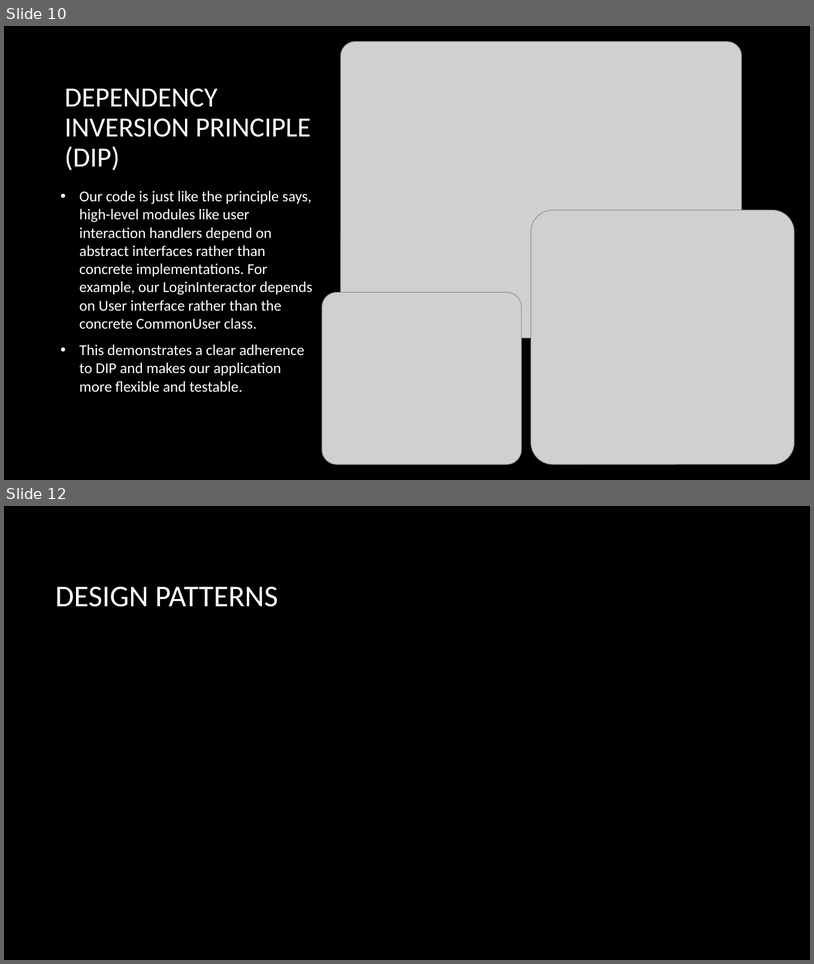
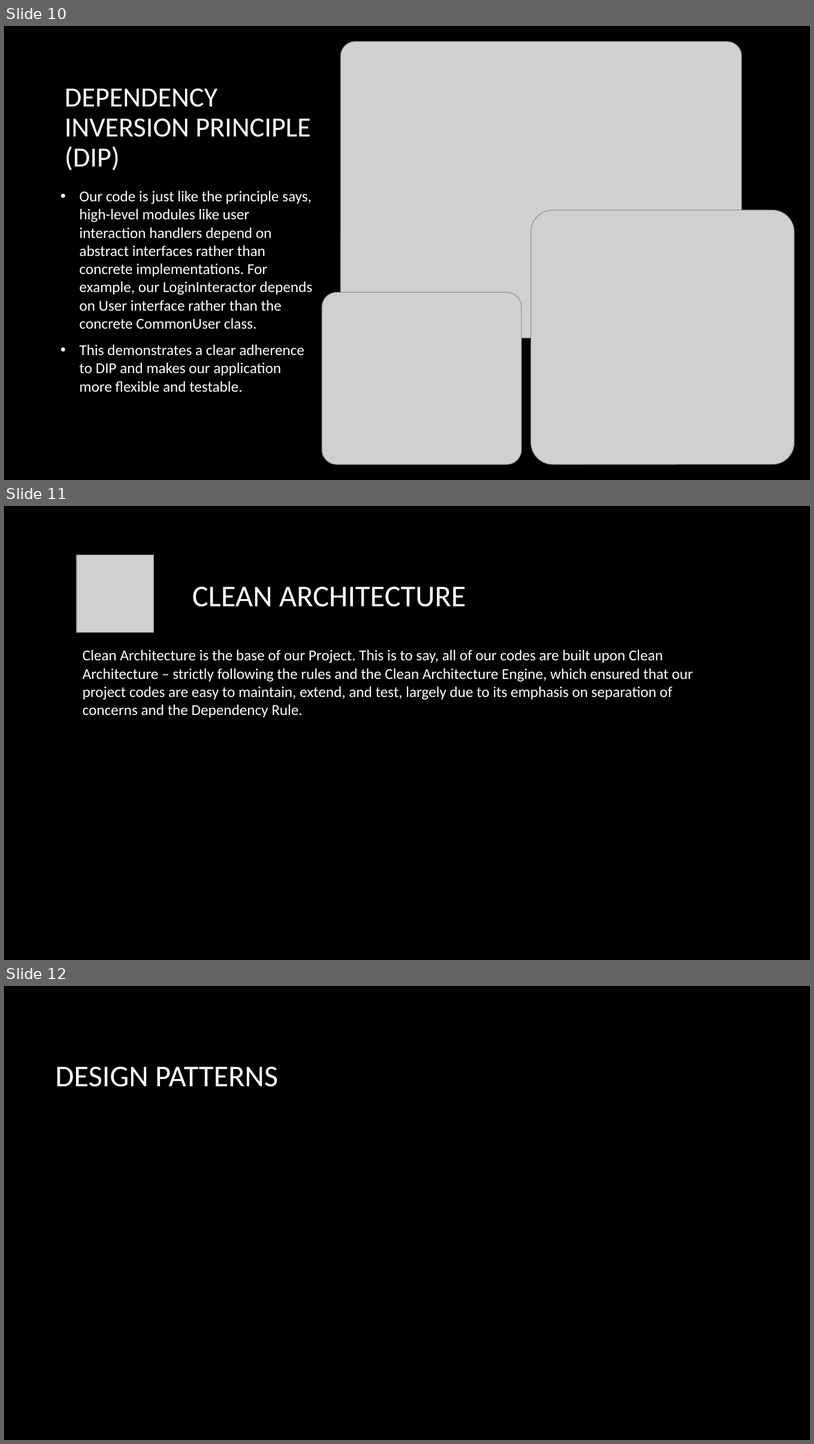
Before and after one commit to RuaGulu/CSC207-G24-Project, a slide deck: Presentation/CSC207 Final Project Presentation Team24.pptx. Shown one above the other, each under a label of ours: slides 10 and 12 before the commit, slides 10, 11 and 12 after it; the slides between them are not shown. The pictures are 814x964 and 814x1444 pixels, drawn with LibreOffice and Linux fonts; fonts in the diff are those of the drawing; grey boxes stand for pictures; background and template pictures are left out. Boxes give left, top, right and bottom in pixels: in the first picture for what was removed or moved away, otherwise in the second. Text is boxed around its words. In the diff, an @@ line names an element or a change of style, - is before the commit and + after.

Commit message:
Updated Final Presentation, completed Specification and SOLID sections, added some design elements, starting up Clean Architecture section.

```diff
--- a/Presentation/CSC207 Final Project Presentation Team24.pptx
+++ b/Presentation/CSC207 Final Project Presentation Team24.pptx
@@ slide 11 added at bbox=[4, 506, 810, 960], background picture (left out) @@
@@ picture added at bbox=[77, 555, 153, 632] @@
@@ title added at bbox=[192, 586, 466, 607], 36 pt, text #FFFFFF @@
+CLEAN ARCHITECTURE
@@ text added at bbox=[83, 649, 693, 717], 18 pt, text #FFFFFF @@
+Clean Architecture is the base of our Project. This is to say, all of our codes are built upon Clean Architecture – strictly following the rules and the Clean Architecture Engine, which ensured that our project codes are easy to maintain, extend, and test, largely due to its emphasis on separation of concerns and the Dependency Rule.
```
Also in this commit, not shown: 6 slides changed, 1 slide removed.
